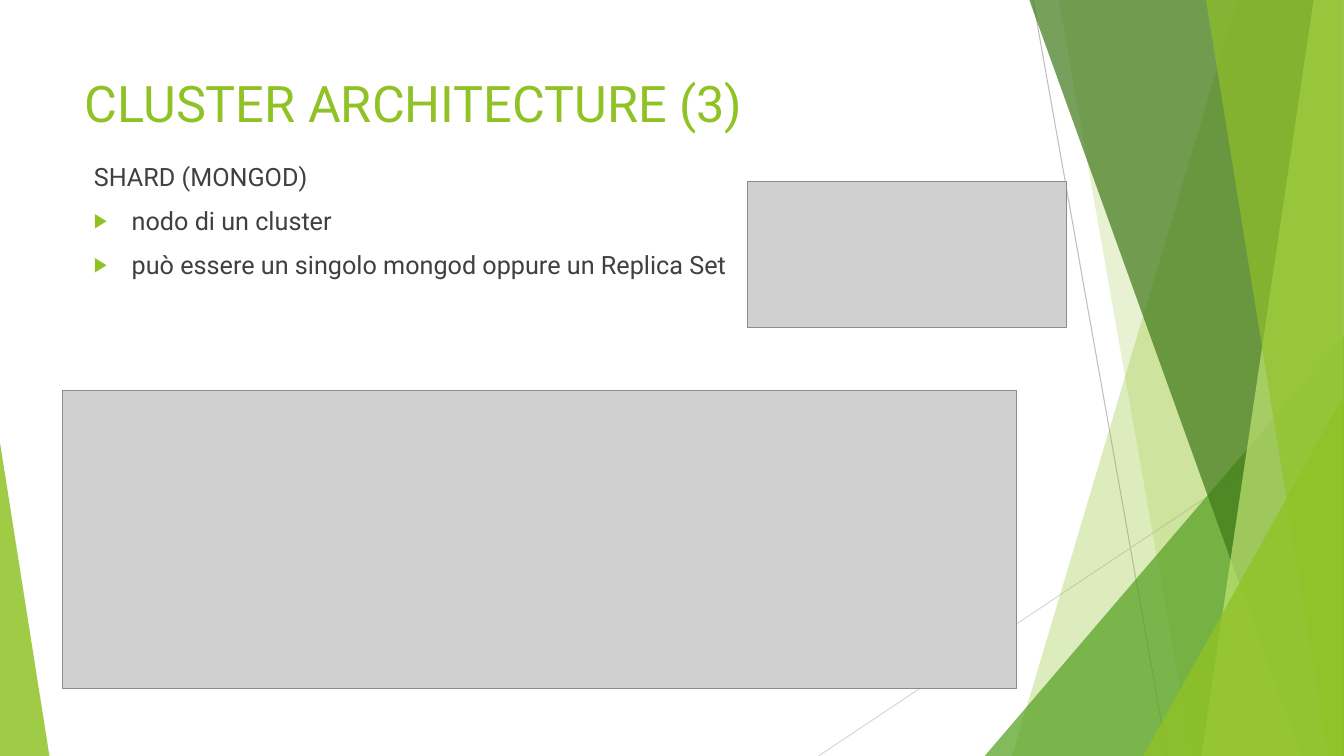
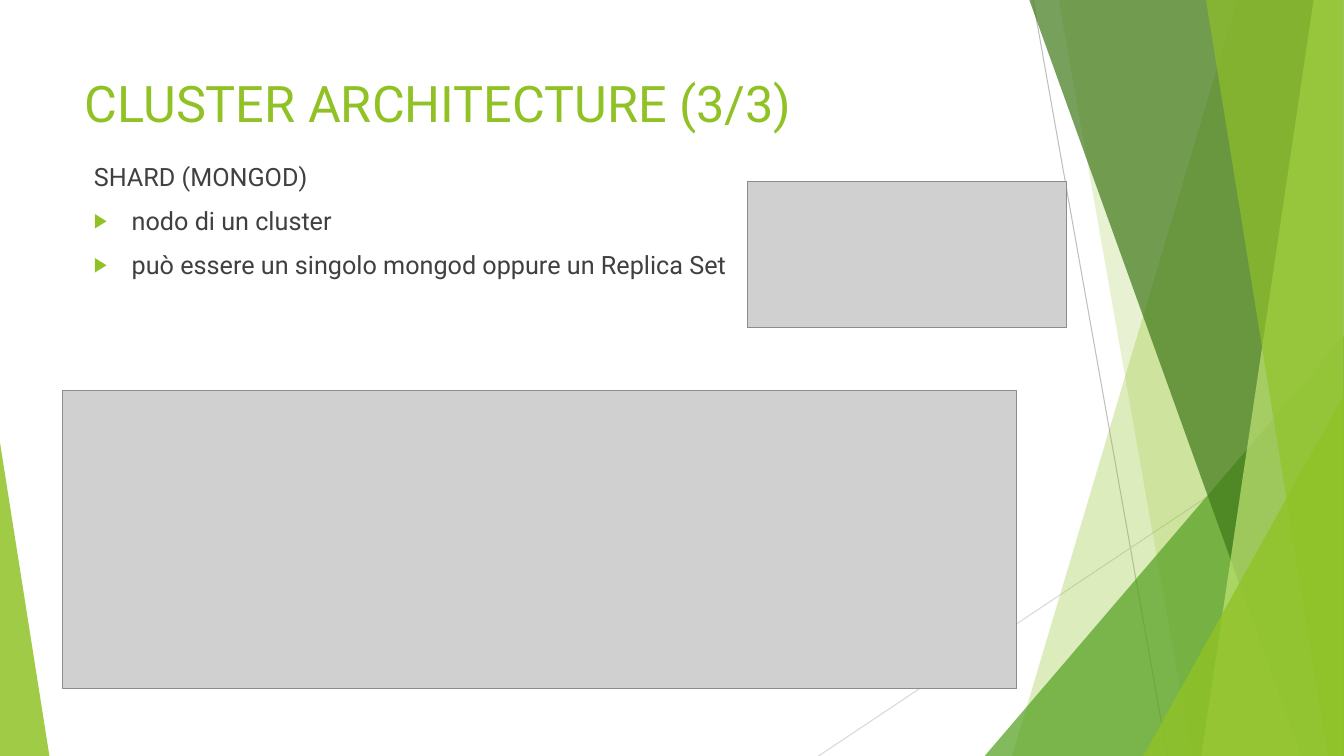
Before and after one commit to lucaMari94/mongodb-sentiment-analysis, a slide deck: slide 21 of silde/slide.pptx. Drawn at 1344x756 pixels with LibreOffice and Linux fonts; fonts in the diff are those of the drawing; grey boxes stand for pictures. Boxes give left, top, right and bottom in pixels: in the first picture for what was removed or moved away, otherwise in the second. Text is boxed around its words. In the diff, an @@ line names an element or a change of style, - is before the commit and + after.

```diff
--- a/silde/slide.pptx
+++ b/silde/slide.pptx
@@ title at (85, 82, 791, 134): text changed @@
-CLUSTER ARCHITECTURE (3)
+CLUSTER ARCHITECTURE (3/3)
```
Also in this commit, not shown: 15 other slides changed, 1 slide added, 1 other file.
